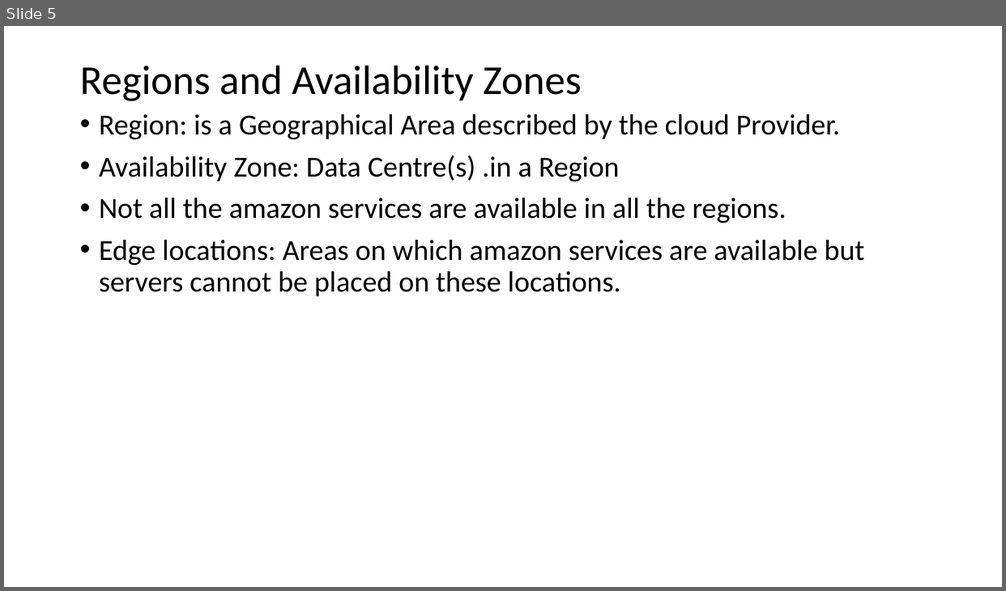
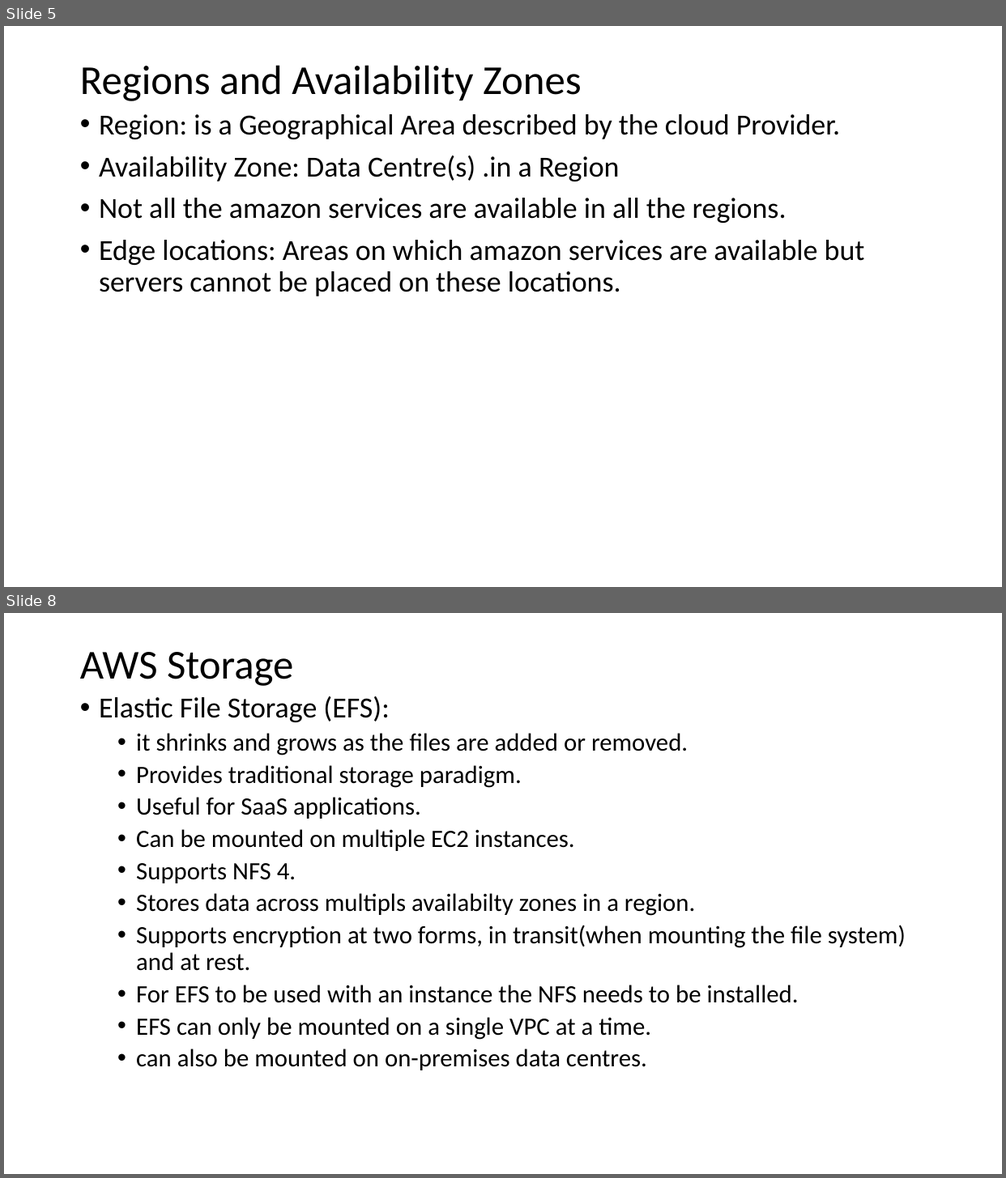
Before and after one commit to akhan90/all-the-learning, a slide deck: AWS/AWS.pptx. Shown one above the other, each under a label of ours: slide 5 before the commit, slides 5 and 8 after it; the slides between them are not shown. The pictures are 1006x591 and 1006x1178 pixels, drawn with LibreOffice and Linux fonts; fonts in the diff are those of the drawing. Boxes give left, top, right and bottom in pixels: in the first picture for what was removed or moved away, otherwise in the second. Text is boxed around its words. In the diff, an @@ line names an element or a change of style, - is before the commit and + after.

```diff
--- a/AWS/AWS.pptx
+++ b/AWS/AWS.pptx
@@ slide 8 added at box(4, 613, 1002, 1174), background #FFFFFF @@
@@ title added at box(80, 652, 293, 686), 39.6 pt, text #000000 @@
+AWS Storage
@@ text added at box(99, 696, 906, 1071), 24 pt, text #000000 @@
+• Elastic File Storage (EFS):
+  • it shrinks and grows as the files are added or removed.
+  • Provides traditional storage paradigm.
+  • Useful for SaaS applications.
+  • Can be mounted on multiple EC2 instances.
+  • Supports NFS 4.
+  • Stores data across multipls availabilty zones in a region.
+  • Supports encryption at two forms, in transit(when mounting the file system) and at rest.
+  • For EFS to be used with an instance the NFS needs to be installed.
+  • EFS can only be mounted on a single VPC at a time.
+  • can also be mounted on on-premises data centres.
```
Also in this commit, not shown: 4 other slides added, 5 other files.
